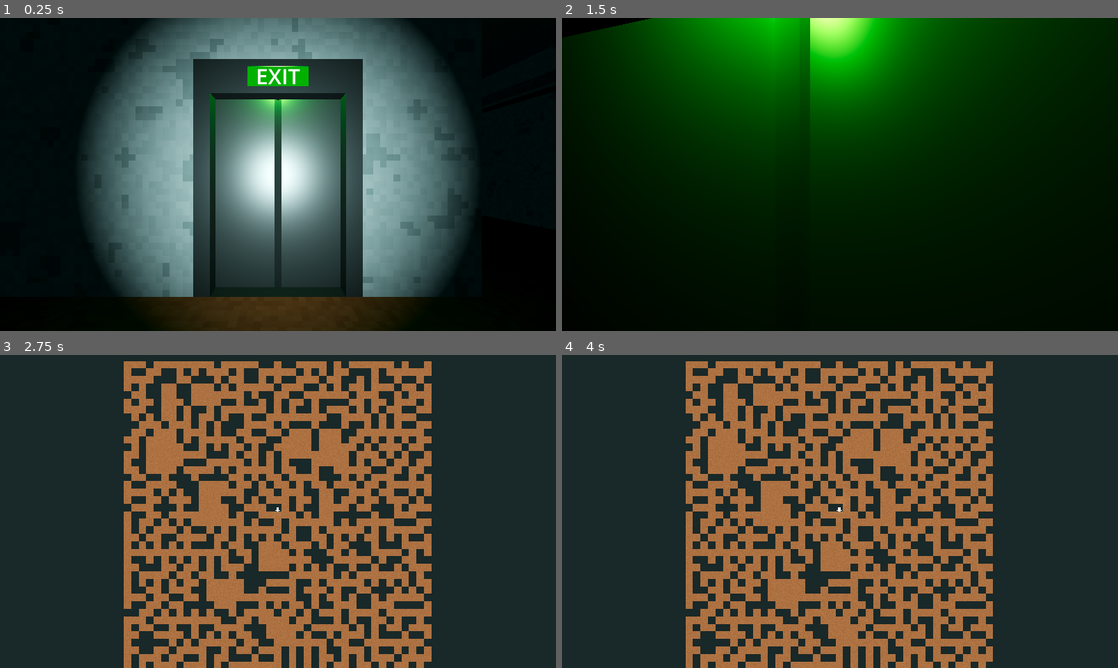
Above: before the commit, frames 1-4 (two rows, left to right).
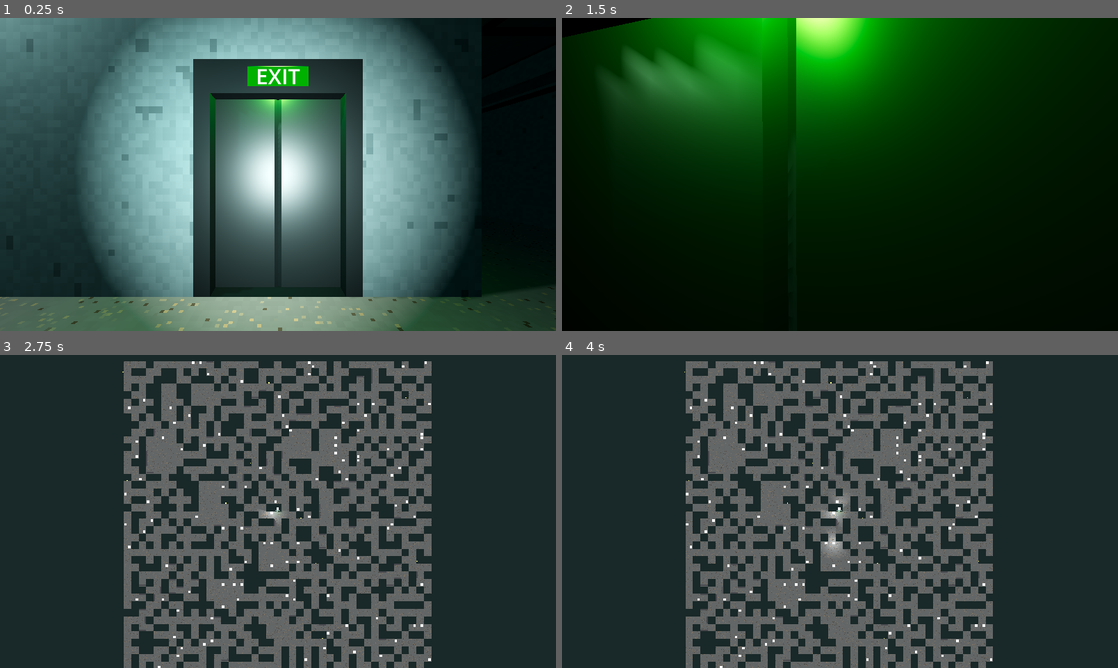
Above: after the commit, the same moments.

Repository: CyanSlinky/Exit-Code-Enigma
Game: Godot game, scene res://main.tscn
Same seed, same stepped clock (60 frames per second), same inputs: the game is played once before the commit and once after it.
Inputs (mouse positions are in pixels of both pictures, inside the frame that each line leads up to):
- Up to frame 1 (0.25 s): no input
- Up to frame 2 (1.5 s): tap Enter at 0.5 s; move the mouse to (867, 174) at 0.52 s; hold W (move_forward) from 0.53 s (still down); tap F (flashlight) at 0.6 s; tap Space (jump) at 0.77 s; move the mouse to (812, 174) at 1.27 s; tap Shift (sprint) at 1.35 s
- Up to frame 3 (2.75 s): keep holding W (move_forward); tap Space (jump) at 1.52, 2 s; move the mouse to (289, 505) at 2.02 s; tap V (toggle_overview) at 2.1 s
- Up to frame 4 (4 s): keep holding W (move_forward); move the mouse to (834, 517) at 2.77 s; tap F (flashlight) at 2.85 s; tap Space (jump) at 3.02, 3.77 s; tap Enter at 3.5 s; move the mouse to (878, 514) at 3.52 s; hold Shift (sprint) from 3.53 s (still down)

The runs differ from the first frame. In frame 1, 45% of the frame differs, in the area x 0-100%, y 0-100%; in frame 2, 6.4%; in frame 3, 34%; in frame 4, 33%.

Commit message:
Added shelves, ceiling lights, sticky notes.
Also fixed some camera related issues.

Diff:
--- a/camera_controller.gd
+++ b/camera_controller.gd
@@ -30,5 +30,6 @@
 		if lock_yaw:
 			yaw = clamp(yaw, min_yaw, max_yaw)
 
-		rotation_degrees.x = pitch
-		rotation_degrees.y = yaw
+func _physics_process(_delta: float) -> void:
+	rotation_degrees.x = pitch
+	rotation_degrees.y = yaw
--- /dev/null
+++ b/ceiling_light.gd
@@ -0,0 +1,53 @@
+extends Node3D
+class_name CeilingLight
+
+@onready var light: OmniLight3D = $Light
+@onready var raycasts: Array = [$RayCast1, $RayCast2, $RayCast3, $RayCast4]
+
+const max_active_lights: int = 7
+static var active_lights: Array = []
+
+var player: Node3D
+
+func _ready() -> void:
+	player = get_tree().get_nodes_in_group("Player")[0]
+
+func _process(_delta: float) -> void:
+	var any_colliding: bool
+	for raycast: RayCast3D in raycasts:
+		update_raycast(raycast)
+		if raycast.is_colliding() and raycast.get_collider() == player:
+			any_colliding = true
+
+	if any_colliding:
+		attempt_activation()
+	else:
+		deactivate_light()
+
+func update_raycast(raycast: RayCast3D) -> void:
+	if not player:
+		return
+
+	# Adjust the raycast to always point towards the player
+	raycast.target_position = player.global_transform.origin - raycast.global_transform.origin
+	raycast.force_raycast_update()  # Force the raycast to update immediately
+
+func attempt_activation() -> void:
+	if self not in active_lights and active_lights.size() < max_active_lights:
+		active_lights.append(self)
+		light.visible = true
+		#print("Activated Light: ", self.name)  # Debug: print when a light is activated
+	elif self in active_lights:
+		light.visible = true  # Ensure currently active lights remain visible if still colliding
+	else:
+		light.visible = false  # Cannot activate because the limit is reached
+
+func deactivate_light() -> void:
+	if self in active_lights:
+		active_lights.erase(self)
+		light.visible = false
+		#print("Deactivated Light: ", self.name)  # Debug: print when a light is deactivated
+
+func _exit_tree() -> void:
+	# Clean up when the light is removed from the scene
+	deactivate_light()
--- /dev/null
+++ b/ceiling_light.tscn
@@ -0,0 +1,34 @@
+[gd_scene load_steps=4 format=3 uid="uid://dyr845je3hws3"]
+
+[ext_resource type="Script" path="res://ceiling_light.gd" id="1_eyo3l"]
+
+[sub_resource type="StandardMaterial3D" id="StandardMaterial3D_qn5qt"]
+shading_mode = 0
+
+[sub_resource type="BoxMesh" id="BoxMesh_mdkod"]
+size = Vector3(2, 0.1, 2)
+
+[node name="CeilingLight" type="Node3D"]
+script = ExtResource("1_eyo3l")
+
+[node name="MeshInstance3D" type="MeshInstance3D" parent="."]
+material_override = SubResource("StandardMaterial3D_qn5qt")
+mesh = SubResource("BoxMesh_mdkod")
+
+[node name="Light" type="OmniLight3D" parent="."]
+transform = Transform3D(1, 0, 0, 0, 1, 0, 0, 0, 1, 0, -0.5, 0)
+visible = false
+shadow_enabled = true
+omni_range = 20.0
+
+[node name="RayCast1" type="RayCast3D" parent="."]
+transform = Transform3D(1, 0, 0, 0, 1, 0, 0, 0, 1, -1, -0.05, -1)
+
+[node name="RayCast2" type="RayCast3D" parent="."]
+transform = Transform3D(1, 0, 0, 0, 1, 0, 0, 0, 1, -1, -0.05, 1)
+
+[node name="RayCast3" type="RayCast3D" parent="."]
+transform = Transform3D(1, 0, 0, 0, 1, 0, 0, 0, 1, 1, -0.05, -1)
+
+[node name="RayCast4" type="RayCast3D" parent="."]
+transform = Transform3D(1, 0, 0, 0, 1, 0, 0, 0, 1, 1, -0.05, 1)
--- /dev/null
+++ b/clutter_shelf.tscn
@@ -0,0 +1,55 @@
+[gd_scene load_steps=5 format=3 uid="uid://b4308tqbh560r"]
+
+[ext_resource type="ArrayMesh" uid="uid://ce1mjmp8owds8" path="res://shelves_01.obj" id="1_apivq"]
+
+[sub_resource type="StandardMaterial3D" id="StandardMaterial3D_ex0rt"]
+albedo_color = Color(0.313726, 0.313726, 0.333333, 1)
+metallic = 0.5
+roughness = 0.5
+
+[sub_resource type="BoxShape3D" id="BoxShape3D_dnx6c"]
+size = Vector3(0.1, 4, 0.1)
+
+[sub_resource type="BoxShape3D" id="BoxShape3D_i6wwx"]
+size = Vector3(5.54, 0.1, 1.094)
+
+[node name="ClutterShelf" type="Node3D"]
+
+[node name="MeshInstance3D" type="MeshInstance3D" parent="."]
+mesh = ExtResource("1_apivq")
+surface_material_override/0 = SubResource("StandardMaterial3D_ex0rt")
+surface_material_override/1 = SubResource("StandardMaterial3D_ex0rt")
+
+[node name="Collision" type="StaticBody3D" parent="."]
+
+[node name="Post1" type="CollisionShape3D" parent="Collision"]
+transform = Transform3D(1, 0, 0, 0, 1, 0, 0, 0, 1, -2.83, 2, 0.526)
+shape = SubResource("BoxShape3D_dnx6c")
+
+[node name="Post2" type="CollisionShape3D" parent="Collision"]
+transform = Transform3D(1, 0, 0, 0, 1, 0, 0, 0, 1, -2.83, 2, -0.526)
+shape = SubResource("BoxShape3D_dnx6c")
+
+[node name="Post3" type="CollisionShape3D" parent="Collision"]
+transform = Transform3D(1, 0, 0, 0, 1, 0, 0, 0, 1, 2.83, 2, 0.526)
+shape = SubResource("BoxShape3D_dnx6c")
+
+[node name="Post4" type="CollisionShape3D" parent="Collision"]
+transform = Transform3D(1, 0, 0, 0, 1, 0, 0, 0, 1, 2.83, 2, -0.526)
+shape = SubResource("BoxShape3D_dnx6c")
+
+[node name="Shelf1" type="CollisionShape3D" parent="Collision"]
+transform = Transform3D(1, 0, 0, 0, 1, 0, 0, 0, 1, 0, 0.55, 0)
+shape = SubResource("BoxShape3D_i6wwx")
+
+[node name="Shelf2" type="CollisionShape3D" parent="Collision"]
+transform = Transform3D(1, 0, 0, 0, 1, 0, 0, 0, 1, 0, 1.65, 0)
+shape = SubResource("BoxShape3D_i6wwx")
+
+[node name="Shelf3" type="CollisionShape3D" parent="Collision"]
+transform = Transform3D(1, 0, 0, 0, 1, 0, 0, 0, 1, 0, 2.75, 0)
+shape = SubResource("BoxShape3D_i6wwx")
+
+[node name="Shelf4" type="CollisionShape3D" parent="Collision"]
+transform = Transform3D(1, 0, 0, 0, 1, 0, 0, 0, 1, 0, 3.85, 0)
+shape = SubResource("BoxShape3D_i6wwx")
--- a/liminal_office.gdshader
+++ b/liminal_office.gdshader
@@ -5,8 +5,11 @@
 uniform vec4 exposed_wall_color : source_color = vec4(0.5, 0.3, 0.2, 1.0); // Color of the exposed layer
 uniform vec4 thick_line_color : source_color = vec4(0.0, 1.0, 1.0, 1.0); // Thicker line color
 uniform vec4 thin_line_color : source_color = vec4(0.0, 0.5, 0.5, 1.0); // Thinner line color
-uniform vec4 floor_color : source_color = vec4(0.7, 0.7, 0.7, 1.0); // Floor color
 uniform vec4 ceiling_color : source_color = vec4(0.9, 0.9, 0.9, 1.0); // Ceiling color
+uniform vec3 floor_color : source_color = vec3(0.6, 0.6, 0.6); // Floor color
+uniform vec3 floor_color1 : source_color = vec3(0.9, 0.85, 0.8); // Light beige
+uniform vec3 floor_color2 : source_color = vec3(0.7, 0.65, 0.6); // Warm gray
+uniform vec3 floor_color3 : source_color = vec3(0.5, 0.45, 0.4); // Darker brown
 
 // Line properties
 uniform float line_height : hint_range(-100.0, 100.0) = 5.0;
@@ -19,7 +22,7 @@
 uniform float wall_specular : hint_range(0.0, 1.0) = 0.1;
 uniform float noise_scale : hint_range(0.1, 10.0) = 3.0;
 uniform float noise_intensity : hint_range(0.0, 1.0) = 0.3;
-uniform float threshold : hint_range(0.0, 1.0) = 0.5; // Controls the peeling effect
+uniform float threshold : hint_range(0.0, 1.0) = 0.67; // Controls the peeling effect
 uniform int noise_octaves = 4;
 uniform float noise_persistence : hint_range(0.0, 1.0) = 0.5;
 
@@ -29,6 +32,13 @@
 
 // Pixelation properties
 uniform float pixel_size : hint_range(0.01, 1.0) = 0.1; // Controls the pixelation level
+
+// Floor properties
+uniform float terrazzo_scale : hint_range(10.0, 100.0) = 10.0; // Controls the density of the specks
+
+// Ceiling properties
+uniform float ceiling_tile_size = 0.6; // Controls the size of each ceiling tile
+uniform float ceiling_grid_line_width = 0.02; // Controls the width of the grid lines between tiles
 
 // Variables for world position and normal
 varying vec3 world_pos;
@@ -91,6 +101,68 @@
 	vec3 pixelated_pos = floor(p / p_size) * p_size;
 	return noise(pixelated_pos * n_scale);
 }
+
+float hash12(vec2 p) {
+	vec3 p3 = fract(vec3(p.xyx) * 0.1031);
+	p3 += dot(p3, p3.yzx + 33.33);
+	return fract((p3.x + p3.y) * p3.z);
+}
+
+vec3 terrazzoPattern(vec2 p, float scale, float p_size) {
+	// Pixelation effect
+	vec2 pixel_pos = floor(p / p_size) * p_size;
+
+	vec2 i = floor(pixel_pos * scale);
+	vec2 f = fract(pixel_pos * scale);
+	vec3 color = floor_color; // Base color of the concrete or resin
+
+	for (int x = -1; x <= 1; x++) {
+		for (int y = -1; y <= 1; y++) {
+			vec2 offset = vec2(float(x), float(y));
+			vec2 r_offset = vec2(hash12(i + offset), hash12(i + offset + vec2(1.0)));
+			float dist = length(f - r_offset + offset);
+			float radius = 0.1 + 0.1 * hash12(i + offset + vec2(2.0));
+
+			if (dist < radius) {
+				float mix_ratio = smoothstep(radius, radius - 0.02, dist);
+				float color_choice = hash12(i + offset + vec2(6.0)); // Random choice for color
+				vec3 speck_color = floor_color1;
+				if (color_choice < 0.33) {
+					speck_color = floor_color1;
+				} else if (color_choice < 0.66) {
+					speck_color = floor_color2;
+				} else {
+					speck_color = floor_color3;
+				}
+				color = mix(color, speck_color, mix_ratio);
+			}
+		}
+	}
+	return color;
+}
+
+vec3 ceilingTilePattern(vec2 p, float p_size) {
+	// Pixelation effect
+	vec2 pixel_pos = floor(p / p_size) * p_size;
+
+	// Calculate the position within each tile
+	vec2 tile_position = mod(p + ceiling_grid_line_width * 0.5, ceiling_tile_size);
+
+	float w = ceiling_grid_line_width;
+	// Determine if the position is in the 'grout' area (the seams between tiles)
+	bool in_grout = tile_position.x < w || tile_position.y < w;
+
+	// Base color is the main ceiling color
+	vec3 tile_color = ceiling_color.rgb;
+
+	// Darken the grout to simulate depth
+	if (in_grout) {
+		tile_color *= 0.8;
+	}
+
+	return tile_color;
+}
+
 
 void vertex() {
 	world_pos = (MODEL_MATRIX * vec4(VERTEX, 1.0)).xyz;
@@ -136,14 +208,16 @@
 	}
 
 	if (normal_dir.y > 0.9) {
-		ALBEDO = floor_color.rgb + detail;
-		ROUGHNESS = 1.0;
-		SPECULAR = 0.0;
+		vec3 terrazzo_color = terrazzoPattern(world_pos.xz, terrazzo_scale, pixel_size * 0.5);
+		ALBEDO = terrazzo_color + detail * 0.4;
+		ROUGHNESS = 0.5 + detail * 0.4; // Adjust for a slightly glossy finish
+		SPECULAR = 0.3 + detail * 0.4; // Terrazzo floors can be quite reflective
 	}
 
 	if (normal_dir.y < -0.9) {
-		ALBEDO = ceiling_color.rgb + detail * 0.5;
-		ROUGHNESS = 1.0;
-		SPECULAR = 0.0;
-	}
-}
+		vec3 ceiling_tile_color = ceilingTilePattern(world_pos.xz, pixel_size);
+		ALBEDO = ceiling_tile_color + detail * 0.5;
+		ROUGHNESS = 0.4 + detail * 0.5;
+		SPECULAR = 0.2 + detail * 0.5;
+	}
+}
--- a/map.gd
+++ b/map.gd
@@ -15,10 +15,25 @@
 
 @export var exit_scene: PackedScene
 
+@export var shelf_scene: PackedScene
+@export var shelf_probability: float = 0.05
+@export var shelf_cluster_probability: float = 0.3
+@export var shelf_offset: float = 0.6
+
+@export var ceiling_light_scene: PackedScene
+@export var ceiling_light_probability: float = 0.1
+
+@export var sticky_note_scene: PackedScene
+@export var num_sticky_notes: int = 10
+@export var min_distance_between_notes: int = 3
+@export var sticky_note_vertical_range: float = 1.0  # Max vertical offset up/down
+@export var sticky_note_horizontal_range: float = 1.0  # Max horizontal offset left/right
+
 var cells: Array[Cell]
 var walls: Array[Cell]
 var visited: Dictionary
 var exit_cells: Dictionary
+var shelf_cells: Dictionary
 
 const DIRECTIONS: Array[Vector2i] = [
 	Vector2i.UP, Vector2i.DOWN, Vector2i.LEFT, Vector2i.RIGHT]
@@ -26,6 +41,9 @@
 func _ready() -> void:
 	generate_map()
 	spawn_exit()
+	spawn_shelf()
+	spawn_ceiling_lights()
+	spawn_sticky_notes()
 	map_mesh.map = self
 	map_mesh.update_mesh()
 	update_collider()
@@ -140,7 +158,7 @@
 		exit.rotation_degrees = exit_rotation
 
 		add_child(exit)
-		print("Exit spawned at:", exit_position)
+		#print("Exit spawned at:", exit_position)
 
 		# Record the cell and direction for creating an opening
 		exit_cells[cell.pos] = wall_direction
@@ -177,3 +195,200 @@
 		Vector2i.RIGHT:
 			return Vector3(0, 90, 0)  # Facing left (towards -X)
 	return Vector3.ZERO
+
+func spawn_shelf() -> void:
+	if shelf_scene == null:
+		return
+
+	#var shelf_cells: Dictionary
+
+	# Iterate over all cells to randomly place shelf
+	for cell in cells:
+		# Skip the exit cell
+		if exit_cells.has(cell.pos):
+			continue
+
+		# Determine the base probability for this cell
+		var probability: float = shelf_probability
+
+		# Increase probability if there's shelf nearby
+		for direction in DIRECTIONS:
+			var neighbor_pos: Vector2i = cell.pos + direction
+			if shelf_cells.has(neighbor_pos):
+				probability += shelf_cluster_probability
+				break
+
+		# Attempt to place shelf based on the calculated probability
+		if randf() < probability and has_wall(cell):
+			place_shelf_in_cell(cell)
+			#shelf_cells[cell.pos] = true
+
+func place_shelf_in_cell(cell: Cell) -> void:
+	var wall_direction: Vector2i = get_wall_direction(cell)
+	if wall_direction == Vector2i.ZERO:
+		return  # No valid wall to place shelf
+
+	var shelf: Node3D = shelf_scene.instantiate() as Node3D
+	var shelf_position: Vector3 = get_wall_position(cell, wall_direction)
+	var shelf_rotation: Vector3 = get_wall_rotation(wall_direction)
+
+	var offset: Vector3
+
+	match wall_direction:
+		Vector2i.UP:
+			offset = Vector3(0, 0, shelf_offset)
+		Vector2i.DOWN:
+			offset = Vector3(0, 0, -shelf_offset)
+		Vector2i.LEFT:
+			offset = Vector3(shelf_offset, 0, 0)
+		Vector2i.RIGHT:
+			offset = Vector3(-shelf_offset, 0, 0)
+
+	shelf.transform.origin = shelf_position + offset
+	shelf.rotation_degrees = shelf_rotation
+	add_child(shelf)
+
+	# Mark this cell and wall as having a shelf
+	if not shelf_cells.has(cell.pos):
+		shelf_cells[cell.pos] = {}
+
+	shelf_cells[cell.pos][wall_direction] = true
+
+func spawn_sticky_notes() -> void:
+	if sticky_note_scene == null or num_sticky_notes <= 0:
+		return
+
+	var placed_notes: Array[Vector2i] = []
+
+	for i in range(num_sticky_notes):
+		var cell: Cell = find_random_cell_with_free_wall(placed_notes)
+		if cell == null:
+			print("No suitable cell found for sticky note, placing randomly.")
+			cell = find_random_empty_cell()
+
+		place_sticky_note_in_cell(cell)
+		placed_notes.append(cell.pos)
+
+func find_random_cell_with_free_wall(placed_notes: Array[Vector2i]) -> Cell:
+	var attempts: int = 100
+	while attempts > 0:
+		var cell: Cell = cells[randi() % cells.size()]
+
+		# Skip the exit cell
+		if exit_cells.has(cell.pos):
+			attempts -= 1
+			continue
+
+		# Check if the cell has at least one free wall
+		if get_free_wall_direction(cell) == Vector2i.ZERO:
+			attempts -= 1
+			continue
+
+		# Check if the cell is too close to existing sticky notes
+		var is_too_close: bool = false
+		for note_pos in placed_notes:
+			if note_pos.distance_to(cell.pos) < min_distance_between_notes:
+				is_too_close = true
+				break
+
+		if not is_too_close:
+			return cell
+
+		attempts -= 1
+
+	return null
+
+func find_random_empty_cell() -> Cell:
+	var attempts: int = 100
+	while attempts > 0:
+		var cell: Cell = cells[randi() % cells.size()]
+
+		# Ensure the cell is not the exit and doesn't have shelves
+		if not shelf_cells.has(cell.pos) and not exit_cells.has(cell.pos):
+			return cell
+
+		attempts -= 1
+
+	# Fallback to any random cell if all else fails
+	return cells[randi() % cells.size()]
+
+func place_sticky_note_in_cell(cell: Cell) -> void:
+	var wall_direction: Vector2i = get_free_wall_direction(cell)
+	if wall_direction == Vector2i.ZERO:
+		return
+
+	var sticky_note: Node3D = sticky_note_scene.instantiate() as Node3D
+	var sticky_note_position: Vector3 = get_wall_position(cell, wall_direction)
+	var sticky_note_rotation: Vector3 = get_wall_rotation(wall_direction)
+
+	# Adjust the height to place the note above the ground
+	sticky_note_position += Vector3.UP * wall_height / 3.0
+
+	# Add a small random rotation to make it look natural
+	sticky_note_rotation.z = randf_range(-10.0, 10.0)  # Small tilt
+
+	# Add random vertical offset (up and down)
+	sticky_note_position.y += randf_range(-sticky_note_vertical_range, sticky_note_vertical_range)
+
+	# Add random horizontal offset (left and right relative to the wall)
+	var horizontal_offset: float = randf_range(-sticky_note_horizontal_range, sticky_note_horizontal_range)
+	match wall_direction:
+		Vector2i.UP, Vector2i.DOWN:
+			sticky_note_position.x += horizontal_offset  # Offset along X axis for front/back walls
+		Vector2i.LEFT, Vector2i.RIGHT:
+			sticky_note_position.z += horizontal_offset  # Offset along Z axis for side walls
+
+	sticky_note.transform.origin = sticky_note_position
+	sticky_note.rotation_degrees = sticky_note_rotation
+	add_child(sticky_note)
+
+func get_free_wall_direction(cell: Cell) -> Vector2i:
+	for direction in DIRECTIONS:
+		var neighbor_pos: Vector2i = cell.pos + direction
+
+		# Check if there's a wall in this direction
+		if not visited.has(neighbor_pos):
+			# Skip if a shelf is already on this wall
+			if shelf_cells.has(cell.pos) and shelf_cells[cell.pos].has(direction):
+				continue
+
+			return direction  # Wall found
+	return Vector2i.ZERO  # No free wall found
+
+func spawn_ceiling_lights() -> void:
+	if ceiling_light_scene == null:
+		return
+
+	for cell in cells:
+		# Skip cells that already have certain features like exits or shelves if necessary
+		if exit_cells.has(cell.pos) or shelf_cells.has(cell.pos):
+			continue
+
+		# Place a ceiling light based on the probability
+		if randf() < ceiling_light_probability:
+			place_ceiling_light_in_cell(cell)
+
+func place_ceiling_light_in_cell(cell: Cell) -> void:
+	var ceiling_light: Node3D = ceiling_light_scene.instantiate() as Node3D
+
+	# Calculate the positions at the centers of the quarters of the cell
+	var quarter_offset: float = cell_size / 4.0
+	var base_x: float = cell.pos.x * cell_size - cell_size / 2 + quarter_offset
+	var base_z: float = cell.pos.y * cell_size - cell_size / 2 + quarter_offset
+	var y: float = wall_height  # Assuming the light hangs from the ceiling at wall height
+
+	# Define the four possible positions
+	var positions: Array = [
+		Vector3(base_x, y, base_z),
+		Vector3(base_x + cell_size / 2, y, base_z),
+		Vector3(base_x, y, base_z + cell_size / 2),
+		Vector3(base_x + cell_size / 2, y, base_z + cell_size / 2)
+	]
+
+	# Select a random position from the four
+	var selected_position: Vector3 = positions[randi() % positions.size()]
+
+	ceiling_light.transform.origin = selected_position
+	#ceiling_light.rotation_degrees = Vector3(0, randf_range(0, 360), 0)  # Random rotation around the y-axis
+
+	add_child(ceiling_light)
--- a/map.tscn
+++ b/map.tscn
@@ -1,9 +1,12 @@
-[gd_scene load_steps=6 format=3 uid="uid://p26f5fp7po7n"]
+[gd_scene load_steps=9 format=3 uid="uid://p26f5fp7po7n"]
 
 [ext_resource type="Script" path="res://map.gd" id="1_vg6v0"]
 [ext_resource type="Shader" path="res://liminal_office.gdshader" id="2_6dyxt"]
 [ext_resource type="PackedScene" uid="uid://dhp8lm7pdbnw1" path="res://exit.tscn" id="2_nv0t8"]
 [ext_resource type="Script" path="res://map_mesh.gd" id="2_r36s0"]
+[ext_resource type="PackedScene" uid="uid://b4308tqbh560r" path="res://clutter_shelf.tscn" id="3_fani7"]
+[ext_resource type="PackedScene" uid="uid://bejxdfigoj13c" path="res://sticky_note.tscn" id="4_5yljo"]
+[ext_resource type="PackedScene" uid="uid://dyr845je3hws3" path="res://ceiling_light.tscn" id="4_wgghb"]
 
 [sub_resource type="ShaderMaterial" id="ShaderMaterial_w3hnm"]
 render_priority = 0
@@ -12,8 +15,11 @@
 shader_parameter/exposed_wall_color = Color(0.434839, 0.556901, 0.557002, 1)
 shader_parameter/thick_line_color = Color(0, 0.501961, 0.501961, 1)
 shader_parameter/thin_line_color = Color(0.501961, 0.235294, 0, 1)
-shader_parameter/floor_color = Color(0.470588, 0.313726, 0.196078, 1)
 shader_parameter/ceiling_color = Color(0.384285, 0.500269, 0.500421, 1)
+shader_parameter/floor_color = Color(0.6, 0.6, 0.6, 1)
+shader_parameter/floor_color1 = Color(0.762249, 0.669951, 0.576206, 1)
+shader_parameter/floor_color2 = Color(0.7, 0.65, 0.6, 1)
+shader_parameter/floor_color3 = Color(0.5, 0.45, 0.4, 1)
 shader_parameter/line_height = 5.0
 shader_parameter/thick_line_width = 0.2
 shader_parameter/thin_line_width = 0.1
@@ -22,16 +28,22 @@
 shader_parameter/wall_specular = 0.1
 shader_parameter/noise_scale = 3.0
 shader_parameter/noise_intensity = 0.3
-shader_parameter/threshold = 0.67
+shader_parameter/threshold = 0.75
 shader_parameter/noise_octaves = 4
 shader_parameter/noise_persistence = 0.5
 shader_parameter/detail_noise_scale = 10.0
 shader_parameter/detail_noise_intensity = 0.04
 shader_parameter/pixel_size = 0.1
+shader_parameter/terrazzo_scale = 10.0
+shader_parameter/ceiling_tile_size = 3.0
+shader_parameter/ceiling_grid_line_width = 0.4
 
 [node name="Map" type="StaticBody3D"]
 script = ExtResource("1_vg6v0")
 exit_scene = ExtResource("2_nv0t8")
+shelf_scene = ExtResource("3_fani7")
+ceiling_light_scene = ExtResource("4_wgghb")
+sticky_note_scene = ExtResource("4_5yljo")
 
 [node name="MapMesh" type="MeshInstance3D" parent="."]
 material_override = SubResource("ShaderMaterial_w3hnm")
--- a/player.gd
+++ b/player.gd
@@ -76,6 +76,10 @@
 		# Calculate desired movement direction and speed.
 		var camera_forward := camera.transform.basis.z.normalized()
 		var camera_right := camera.transform.basis.x.normalized()
+		camera_forward.y = 0
+		camera_right.y = 0
+		camera_forward = camera_forward.normalized()
+		camera_right = camera_right.normalized()
 		var direction := (camera_right * input_dir.x + camera_forward * input_dir.y).normalized()
 		current_velocity = direction * move_speed
 		current_velocity = current_velocity.lerp(current_velocity, acceleration * delta)
--- a/player.tscn
+++ b/player.tscn
@@ -7,8 +7,7 @@
 
 [sub_resource type="CapsuleMesh" id="CapsuleMesh_xv315"]
 
-[node name="Player" type="CharacterBody3D"]
-physics_interpolation_mode = 1
+[node name="Player" type="CharacterBody3D" groups=["Player"]]
 script = ExtResource("1_ljjms")
 
 [node name="CollisionShape3D" type="CollisionShape3D" parent="."]
@@ -34,3 +33,4 @@
 size = 250.0
 
 [node name="OverviewLight" type="DirectionalLight3D" parent="OverviewCamera"]
+light_energy = 0.2
--- a/project.godot
+++ b/project.godot
@@ -24,6 +24,10 @@
 
 window/size/viewport_width=1280
 window/size/viewport_height=720
+
+[global_group]
+
+Player=""
 
 [input]
 
--- /dev/null
+++ b/proximity_light.gd
@@ -0,0 +1,57 @@
+extends OmniLight3D
+class_name ProximityLight
+
+const max_active_lights: int = 7
+static var active_lights: Array = []
+
+var raycast: RayCast3D
+var player: Node3D
+
+func _ready() -> void:
+	raycast = RayCast3D.new()
+	add_child(raycast)
+	raycast.enabled = true
+
+	player = get_tree().get_nodes_in_group("Player")[0]
+
+func _process(_delta: float) -> void:
+	update_raycast()
+
+func update_raycast() -> void:
+	if not player:
+		return
+
+	# Adjust the raycast to always point towards the player
+	raycast.target_position = player.global_transform.origin - global_transform.origin
+	raycast.force_raycast_update()  # Force the raycast to update immediately
+
+	# Check if the raycast detects the player
+	if raycast.is_colliding():
+		var collider := raycast.get_collider()
+		if collider == player:
+			attempt_activation()
+		else:
+			deactivate_light()
+	else:
+		deactivate_light()
+
+func attempt_activation() -> void:
+	#print("attempt activation")
+	if self not in active_lights and active_lights.size() < max_active_lights:
+		active_lights.append(self)
+		self.visible = true
+		print("Activated Light: ", self.name)  # Debug: print when a light is activated
+	elif self in active_lights:
+		self.visible = true  # Ensure currently active lights remain visible if still colliding
+	else:
+		self.visible = false  # Cannot activate because the limit is reached
+
+func deactivate_light() -> void:
+	if self in active_lights:
+		active_lights.erase(self)
+		self.visible = false
+		print("Deactivated Light: ", self.name)  # Debug: print when a light is deactivated
+
+func _exit_tree() -> void:
+	# Clean up when the light is removed from the scene
+	deactivate_light()
--- /dev/null
+++ b/sticky_note.tscn
@@ -0,0 +1,26 @@
+[gd_scene load_steps=4 format=3 uid="uid://bejxdfigoj13c"]
+
+[sub_resource type="StandardMaterial3D" id="StandardMaterial3D_0dne3"]
+cull_mode = 2
+shading_mode = 0
+albedo_color = Color(1, 1, 0, 1)
+
+[sub_resource type="QuadMesh" id="QuadMesh_gu5hu"]
+size = Vector2(0.4, 0.4)
+
+[sub_resource type="StandardMaterial3D" id="StandardMaterial3D_ks2ca"]
+cull_mode = 2
+shading_mode = 0
+albedo_color = Color(1, 1, 0, 1)
+
+[node name="StickyNote" type="Node3D"]
+
+[node name="MeshInstance3D2" type="MeshInstance3D" parent="."]
+transform = Transform3D(1, 0, 0, 0, 1, 0, 0, 0, 1, 0, 0, -0.01)
+material_override = SubResource("StandardMaterial3D_0dne3")
+mesh = SubResource("QuadMesh_gu5hu")
+
+[node name="MeshInstance3D3" type="MeshInstance3D" parent="."]
+transform = Transform3D(2, 0, 0, 0, -8.74228e-08, -2, 0, 2, -8.74228e-08, 0, 0.01, 0.5)
+material_override = SubResource("StandardMaterial3D_ks2ca")
+mesh = SubResource("QuadMesh_gu5hu")
Not shown, added: shelves_01.obj
Not shown, added: shelves_01.obj.import
